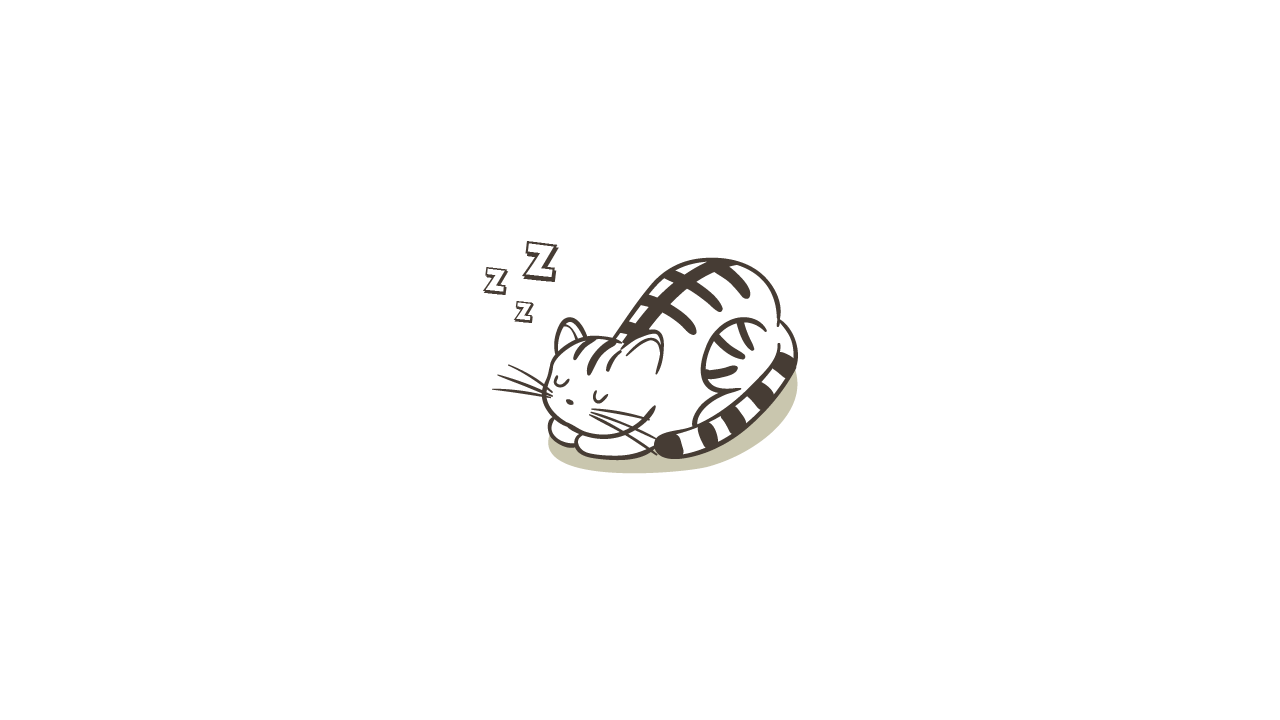
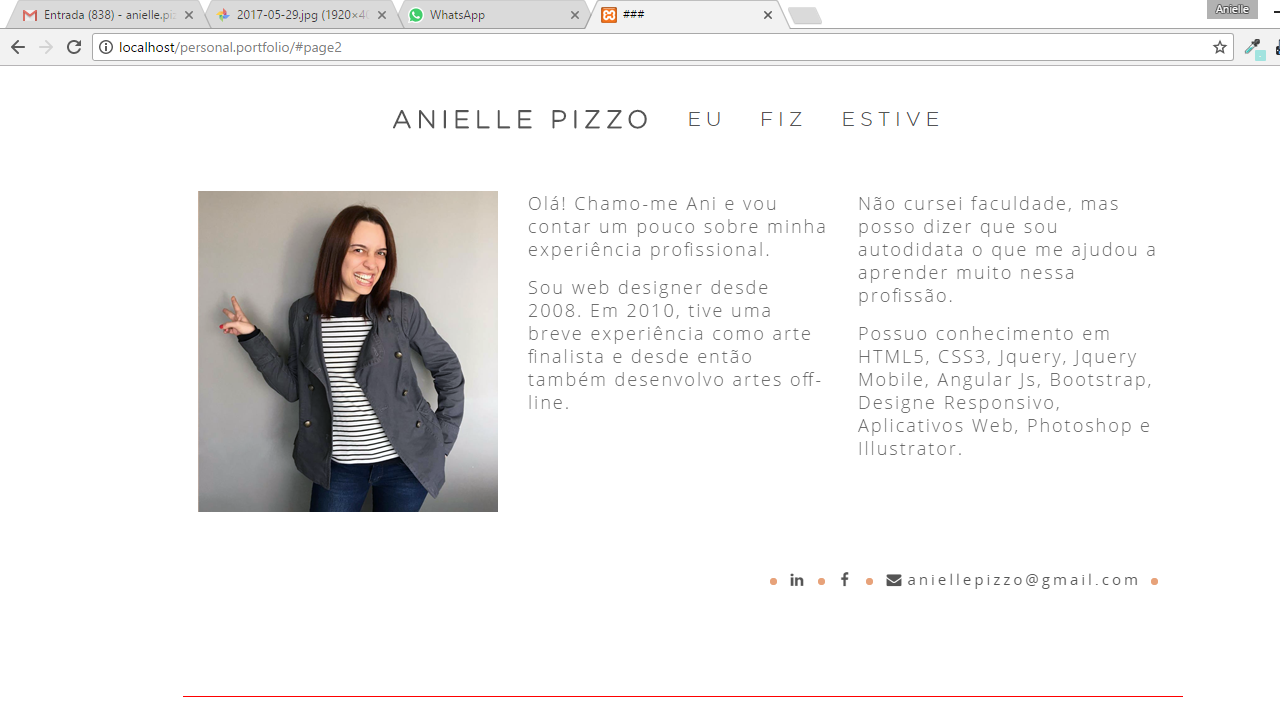
Layer changes from the first 1280x720 image to the second:
hid group "cat" (4 layers) over (483, 241, 798, 474)
added group "eu" with 8 layers above "Layer 2" over (198, 122, 498, 512)
added group "Group 1" with 3 layers in group "eu" over (198, 125, 498, 512)
added layer "Layer 2" (1st of 2, in "eu" › "Group 1") in group "Group 1" over (198, 128, 498, 512)
added layer "Layer 6" in group "Group 1" over (205, 195, 481, 512)
added layer "Layer 4 copy" in group "Group 1" over (198, 125, 498, 512)
added layer "Layer 2" (2nd of 2) above "Background copy" over (0, 0, 1280, 697)
